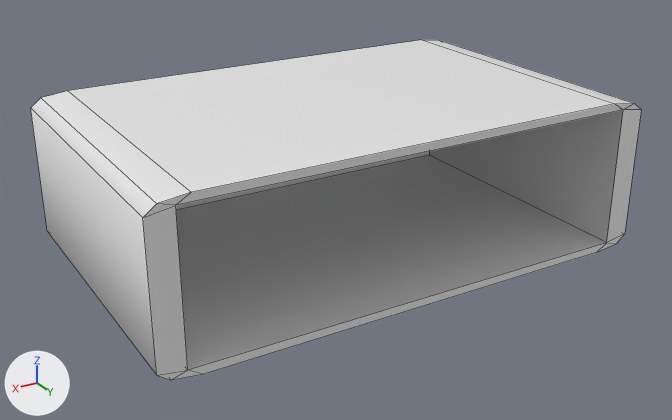
The FBX model Assets/Models/floor.fbx, before and after one commit.
The view is the same before and after, from a 50 mm camera at (11.52, 19.25, 8.56) aimed at (0.2, 0.39, -0.87). Every picture has the same lights, and +X, +Y and +Z are marked at lower left. Mesh edges are drawn as thin lines.
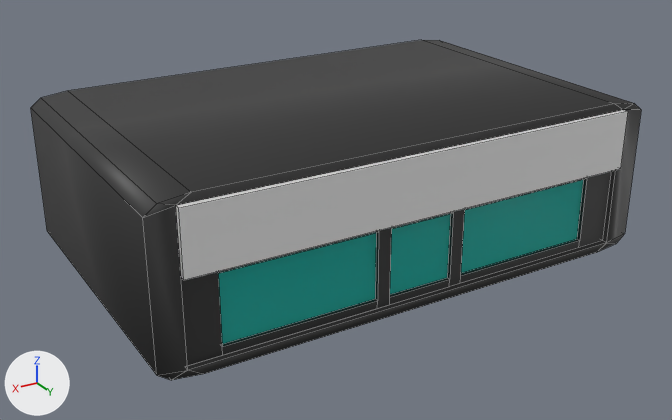
The change, as a diff of the scene's bpy script:
```diff
--- a/Assets/Models/floor.fbx.py
+++ b/Assets/Models/floor.fbx.py
@@ mat_sign @@
+mat_sign = principled_material('sign')
+mat_sign.base_color = (0.8, 0.8, 0.8)  # white #e7e7e7
@@ mat_glass @@
+mat_glass = principled_material('glass')
+mat_glass.base_color = (0.0, 0.8, 0.69)  # cyan #00e7d8
+mat_glass.alpha = 0.5
@@ mat_floor @@
+mat_floor = principled_material('floor')
+mat_floor.base_color = (0.0302, 0.0302, 0.0302)  # black #313131
@@ me_cube_001 @@
 # used by ob_cube; location = (0.0, 0.0, -2.0)
-me_cube_001.from_pydata(...)  # 36 vertices, 30 faces; spans x -6.5..6.5, y -4.0..4.0, z 0.0..4.0
+me_cube_001.from_pydata(...)  # 90 vertices, 61 faces; spans x -6.5..6.5, y -4.0..4.15, z 0.0..4.0
+# me_cube_001 part 1: a new loose piece of 48 vertices spanning x -5.85..5.85, y 3.75..4.15, z 0.2..3.8
+# me_cube_001 part 2: 30 faces spanning x -6.5..6.5, y -4.0..4.0, z 0.0..4.0 switch from no material to mat_floor (black #313131)
+me_cube_001.materials.append(mat_glass)  # cyan #00e7d8
+me_cube_001.materials.append(mat_sign)  # white #e7e7e7
```

Where the change shows, as pixel boxes [x1, y1, x2, y2] in the pictures (672 x 420 px):
part 1 of me_cube_001, added: after [176, 110, 628, 366]
part 2 of me_cube_001, recoloured: [31, 40, 641, 380] in both
